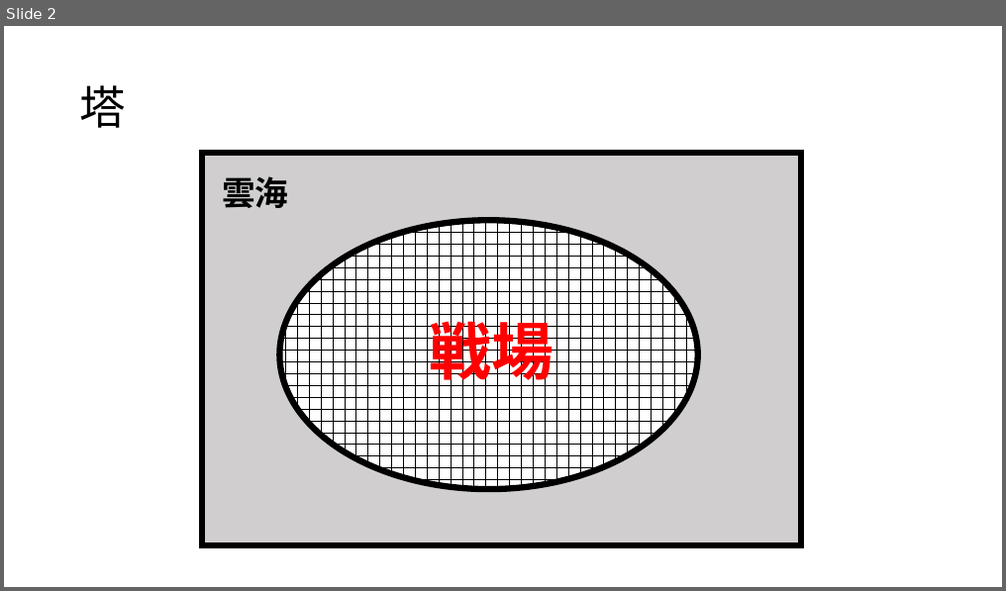
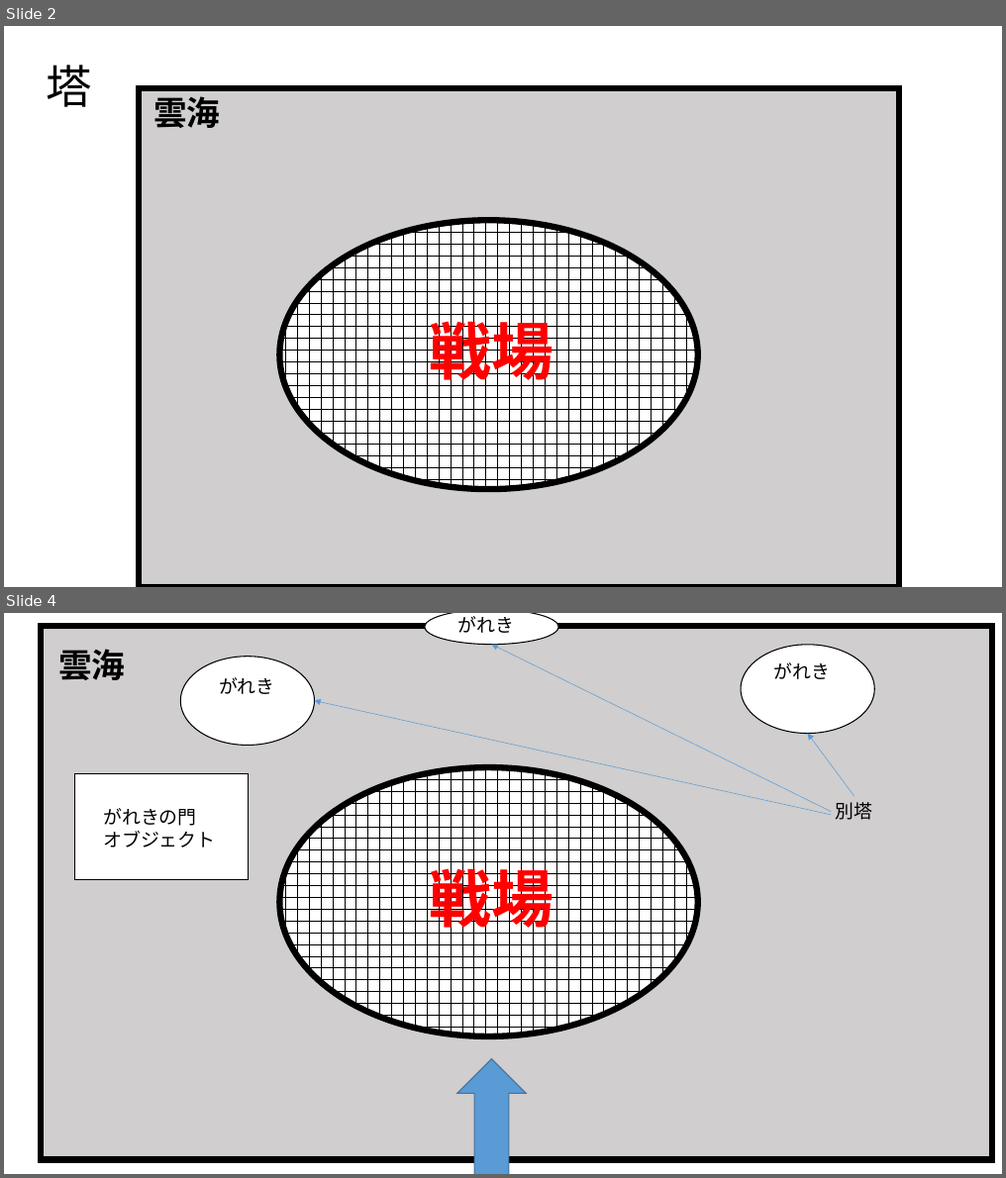
Before and after one commit to MizukiKato0416/sotsugyou_time_kato, a slide deck: ステージ構成案.pptx. Shown one above the other, each under a label of ours: slide 2 before the commit, slides 2 and 4 after it; the slides between them are not shown. The pictures are 1006x591 and 1006x1178 pixels, drawn with LibreOffice and Linux fonts; fonts in the diff are those of the drawing. Boxes give left, top, right and bottom in pixels: in the first picture for what was removed or moved away, otherwise in the second. Text is boxed around its words. In the diff, an @@ line names an element or a change of style, - is before the commit and + after.

```diff
--- a/ステージ構成案.pptx
+++ b/ステージ構成案.pptx
@@ slide 4 added at (x1=4, y1=613, x2=1002, y2=1174), background #FFFFFF @@
@@ rectangle added at (x1=41, y1=626, x2=992, y2=1159), fill #D0CECE, outline #000000 6 pt @@
@@ ellipse added at (x1=425, y1=613, x2=558, y2=645), fill #FFFFFF, outline #000000 1 pt @@
@@ text added at (x1=457, y1=616, x2=514, y2=633), 18 pt, text #000000 @@
+がれき
@@ text added at (x1=58, y1=649, x2=125, y2=680), 32 pt, text #000000, bold @@
+雲海
@@ ellipse added at (x1=180, y1=657, x2=315, y2=746), fill #FFFFFF, outline #000000 1 pt @@
@@ arrow added from (832, 811) to (491, 645), #5B9BD5 0.5 pt @@
@@ ellipse added at (x1=741, y1=645, x2=874, y2=734), fill #FFFFFF, outline #000000 1 pt @@
@@ text added at (x1=774, y1=663, x2=831, y2=679), 18 pt, text #000000 @@
+がれき
@@ text added at (x1=219, y1=677, x2=275, y2=694), 18 pt, text #000000 @@
+がれき
@@ arrow added from (832, 815) to (315, 700), #5B9BD5 0.5 pt @@
@@ arrow added from (854, 796) to (808, 734), #5B9BD5 0.5 pt @@
@@ rectangle added at (x1=75, y1=774, x2=249, y2=879), fill #FFFFFF, outline #000000 1 pt @@
@@ ellipse added at (x1=279, y1=767, x2=698, y2=1037), fill pattern #000000 on #FFFFFF, outline #000000 6 pt @@
@@ text added at (x1=103, y1=808, x2=215, y2=848), 18 pt, text #000000 @@
+がれきの門
+オブジェクト
@@ text added at (x1=836, y1=802, x2=873, y2=820), 18 pt, text #000000 @@
+別塔
@@ text added at (x1=429, y1=860, x2=553, y2=938), 60 pt, text #FF0000, bold @@
+戦場
@@ left arrow added at (x1=456, y1=1059, x2=526, y2=1174), fill #5B9BD5, outline #43739E 1 pt @@
@@ slide 2 changed as well @@
@@ title "塔" moved from (x1=80, y1=85, x2=126, y2=128) to (x1=46, y1=65, x2=91, y2=107) @@
@@ title "塔" at (x1=46, y1=65, x2=91, y2=107): font Noto Sans CJK JP to Calibri @@
@@ rectangle resized from (x1=202, y1=153, x2=801, y2=546) to (x1=139, y1=89, x2=899, y2=587) @@
@@ text "雲海" at (x1=153, y1=96, x2=220, y2=128): font Noto Sans CJK JP to Calibri @@
@@ text "雲海" moved from (x1=222, y1=176, x2=288, y2=208) to (x1=153, y1=96, x2=220, y2=128) @@
```
Also in this commit, not shown: 4 other slides changed, 5 other slides added, 1 other file.
